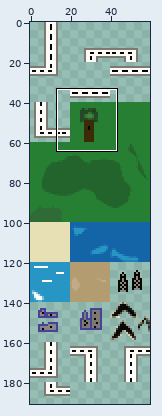
Two versions of one sprite sheet, Brandon's work/tilesheet.png. The first picture is a wide view before the edit; the outline marks the close-up.
Close-up. As it was:
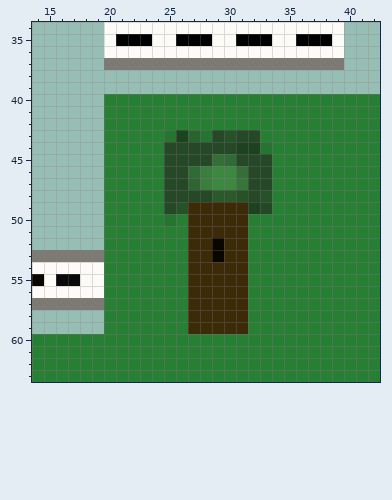
The file is 60x200 pixels. Colours within 5 levels of each other are drawn and written as one. Shown: x 14..42, y 34..63. The wide view leaves out empty margins.
After:
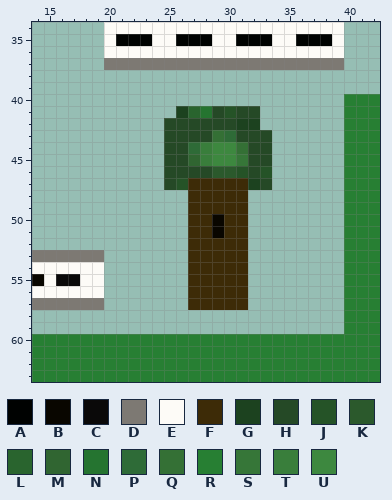
Palette (. is transparent): A #000201  B #090600  C #0a0909  D #7d7973  E #fdfbf7  F #3d2b07  G #1c421f  H #254926  J #255327  K #2b592c  L #29642e  M #306531  N #257430  P #2e6b37  Q #347035  R #277f33  S #367638  T #397e3b  U #3d883f
Edits made:
{"y":40,"x":20,"old":"RRRRRRRRRRRRRRRRRRRR","new":"...................."}
{"y":41,"x":20,"old":"RRRRRRRRRRRRRRRRRRRR","new":"......GLNHJHH......."}
{"y":42,"x":20,"old":"RRRRRRRRRRRRRRRRRRRR","new":".....HHHHHHGG......."}
{"y":43,"x":20,"old":"RRRRRNGLNHJ","new":".....HHHHQP"}
{"y":43,"x":33,"old":"RRRRRRR","new":"H......"}
{"y":44,"x":20,"old":"RRRRR","new":"....."}
{"y":44,"x":27,"old":"HHHHGGNRRRRRR","new":"PTUUQHH......"}
{"y":45,"x":20,"old":"RRRRR","new":"....."}
{"y":45,"x":27,"old":"HHQPH","new":"MTUUS"}
{"y":45,"x":34,"old":"RRRRRR","new":"......"}
{"y":46,"x":20,"old":"RRRRR","new":"....."}
{"y":46,"x":27,"old":"PTUUQ","new":"HHKKJ"}
{"y":46,"x":33,"old":"HRRRRRR","new":"J......"}
{"y":47,"x":20,"old":"RRRRR","new":"....."}
{"y":47,"x":26,"old":"HMTUUSH","new":"JFFFFFG"}
{"y":47,"x":34,"old":"RRRRRR","new":"......"}
{"y":48,"x":20,"old":"RRRRRHHHHKKJHJRRRRRR","new":".......FFFFF........"}
{"y":49,"x":20,"old":"RRRRRHJ","new":"......."}
{"y":49,"x":32,"old":"GHRRRRRR","new":"........"}
{"y":50,"x":20,"old":"RRRRRNR","new":"......."}
{"y":50,"x":29,"old":"F","new":"B"}
{"y":50,"x":32,"old":"RRRRRRRR","new":"........"}
{"y":51,"x":20,"old":"RRRRRRR","new":"......."}
{"y":51,"x":29,"old":"F","new":"B"}
{"y":51,"x":32,"old":"RRRRRRRR","new":"........"}
{"y":52,"x":20,"old":"RRRRRRR","new":"......."}
{"y":52,"x":29,"old":"B","new":"F"}
{"y":52,"x":32,"old":"RRRRRRRR","new":"........"}
{"y":53,"x":20,"old":"RRRRRRR","new":"......."}
{"y":53,"x":29,"old":"B","new":"F"}
{"y":53,"x":32,"old":"RRRRRRRR","new":"........"}
{"y":54,"x":20,"old":"RRRRRRR","new":"......."}
{"y":54,"x":32,"old":"RRRRRRRR","new":"........"}
{"y":55,"x":20,"old":"RRRRRRR","new":"......."}
{"y":55,"x":32,"old":"RRRRRRRR","new":"........"}
{"y":56,"x":20,"old":"RRRRRRR","new":"......."}
{"y":56,"x":32,"old":"RRRRRRRR","new":"........"}
{"y":57,"x":20,"old":"RRRRRRR","new":"......."}
{"y":57,"x":32,"old":"RRRRRRRR","new":"........"}
{"y":58,"x":20,"old":"RRRRRRRFFFFFRRRRRRRR","new":"...................."}
{"y":59,"x":20,"old":"RRRRRRRFFFFFRRRRRRRR","new":"...................."}
